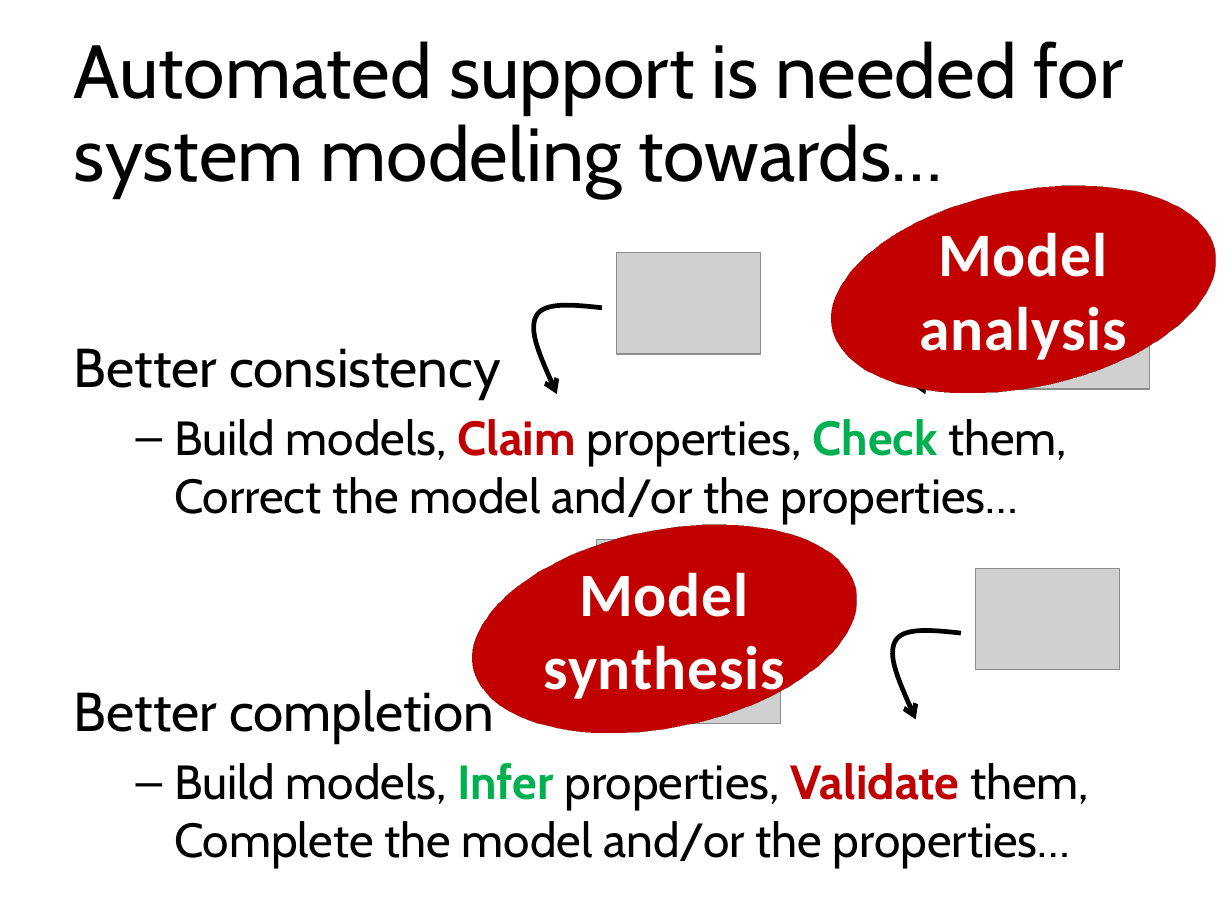
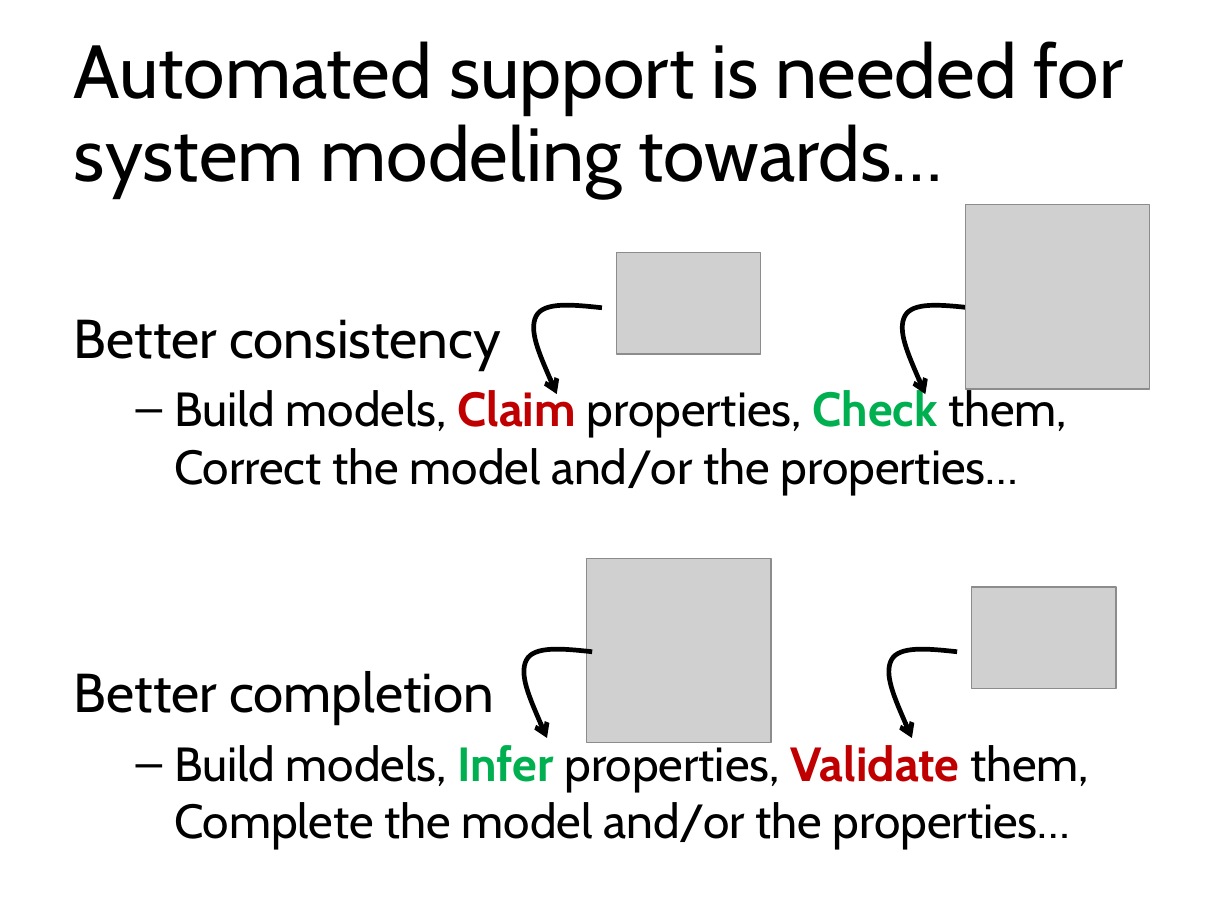
Before and after one commit to blambeau/phd, a slide deck: slide 38 of public-defense/slides.pptx. Drawn at 1232x924 pixels with LibreOffice and Linux fonts; fonts in the diff are those of the drawing; grey boxes stand for pictures. Boxes give left, top, right and bottom in pixels: in the first picture for what was removed or moved away, otherwise in the second. Text is boxed around its words. In the diff, an @@ line names an element or a change of style, - is before the commit and + after.

Commit message:
Clean the slides and images

```diff
--- a/public-defense/slides.pptx
+++ b/public-defense/slides.pptx
@@ ellipse removed at box(809, 184, 1232, 393) @@
-Model analysis
@@ text "Better consistency": place and size @@
-text "Better consistency" at box(74, 348, 1089, 868)
+text "Better consistency" at box(74, 319, 1089, 849)
@@ ellipse removed at box(451, 524, 877, 733) @@
-Model synthesis
@@ picture: place and size @@
-picture at box(596, 540, 781, 724)
+picture at box(586, 558, 771, 743)
@@ picture: place and size @@
-picture at box(976, 568, 1120, 669)
+picture at box(972, 586, 1116, 687)
@@ freeform shape: place and size @@
-freeform shape at box(529, 627, 601, 719)
+freeform shape at box(519, 646, 591, 738)
@@ freeform shape: place and size @@
-freeform shape at box(887, 627, 960, 719)
+freeform shape at box(883, 646, 956, 738)
@@ text at box(74, 671, 494, 725): more space between paragraphs @@
```
Also in this commit, not shown: 5 other slides changed, 2 slides added, 18 other files.
